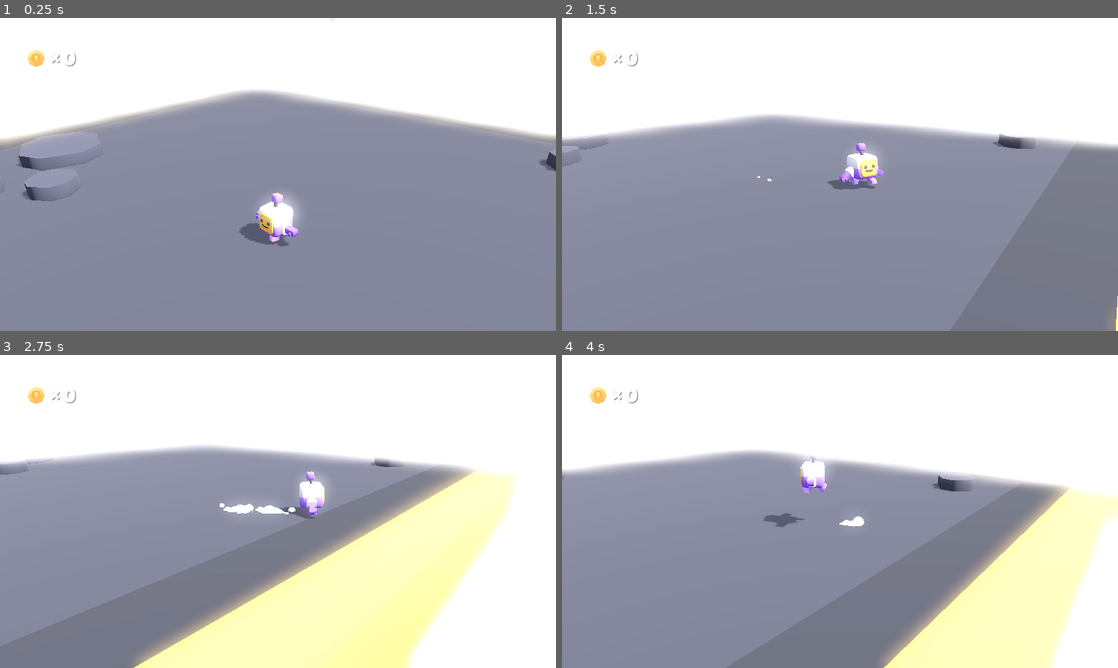
Above: before the commit, frames 1-4 (two rows, left to right).
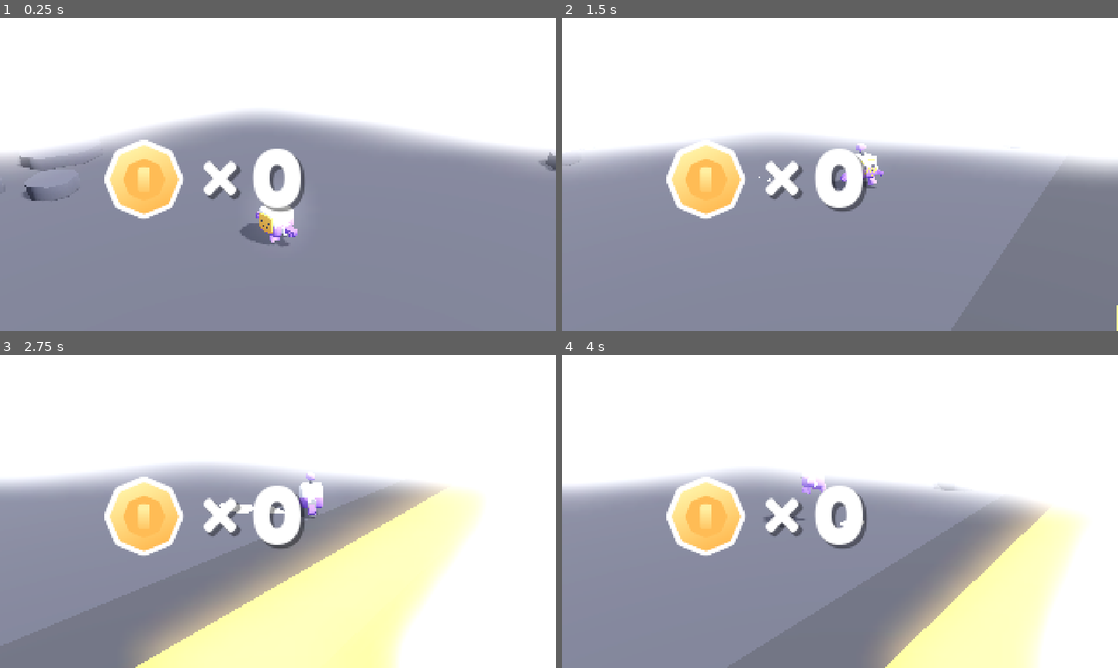
Above: after the commit, the same moments.

Repository: balidani/BobaPop
Game: Godot game, scene res://scenes/main.tscn
Two runs of this game, one before a commit and one after it. Both use one fixed random seed, a clock stepped at 60 frames per second and the inputs below.
Inputs:
- Up to frame 1 (0.25 s): no input
- Up to frame 2 (1.5 s): hold D (move_right) 0.53-1.28 s; tap Down (camera_down) at 0.6 s; tap Space (jump) at 0.77 s; hold S (move_back) from 1.28 s (still down); tap Left (camera_left) at 1.35 s
- Up to frame 3 (2.75 s): tap Space (jump) at 1.52 s; release S (move_back) at 2.03 s; hold D (move_right) from 2.03 s (still down); tap Right (camera_right) at 2.1 s
- Up to frame 4 (4 s): release D (move_right) at 2.78 s; hold W (move_forward) 2.78-3.53 s; tap Up (camera_up) at 2.85 s; tap Space (jump) at 3.02, 3.77 s; hold A (move_left) from 3.53 s (still down); tap Down (camera_down) at 3.6 s

The runs differ from the first frame. In frame 1, 16% of the frame differs, in the area x 0-100%, y 10-73%; in frame 2, 15%; in frame 3, 20%, in the area x 0-93%, y 10-100%; in frame 4, 18%.

Commit message:
Add basic isometric scene for the level.

Diff:
--- a/project.godot
+++ b/project.godot
@@ -26,6 +26,8 @@
 
 window/size/viewport_width=1280
 window/size/viewport_height=720
+window/stretch/mode="viewport"
+window/stretch/scale=4.0
 
 [editor]
 
@@ -106,5 +108,6 @@
 
 [rendering]
 
-renderer/rendering_method="mobile"
+renderer/rendering_method="gl_compatibility"
+renderer/rendering_method.mobile="gl_compatibility"
 anti_aliasing/quality/screen_space_aa=1
--- /dev/null
+++ b/src/isometric_main/IsometricMain.tscn
@@ -0,0 +1,282 @@
+[gd_scene load_steps=3 format=3 uid="uid://blckvmdw3jymb"]
+
+[ext_resource type="PackedScene" uid="uid://b6grmbjqf822v" path="res://src/tile_default/tile_default.tscn" id="1_xrr2v"]
+[ext_resource type="PackedScene" uid="uid://cmd8l7xjwjon3" path="res://src/tile_obstacle/tile_obstacle.tscn" id="2_srd77"]
+
+[node name="IsometricMain" type="Node3D"]
+
+[node name="Camera3D" type="Camera3D" parent="."]
+transform = Transform3D(0.707107, 0.5, -0.5, 0, 0.707107, 0.707107, 0.707107, -0.5, 0.5, -5.5, 7.77818, 5.5)
+size = 15.0
+
+[node name="DirectionalLight3D" type="DirectionalLight3D" parent="."]
+transform = Transform3D(0.707107, -0.353553, 0.612372, 0, 0.866026, 0.5, -0.707107, -0.353553, 0.612372, 0, 6, 0)
+shadow_enabled = true
+
+[node name="TileObstacle2" parent="." instance=ExtResource("2_srd77")]
+transform = Transform3D(1, 0, 0, 0, 1, 0, 0, 0, 1, 6, 2, 6)
+
+[node name="TileObstacle" parent="." instance=ExtResource("2_srd77")]
+transform = Transform3D(1, 0, 0, 0, 1, 0, 0, 0, 1, -2, 2, -4)
+
+[node name="Floor" type="Node3D" parent="."]
+
+[node name="Tiles3x3x" type="Node3D" parent="Floor"]
+
+[node name="TileDefault" parent="Floor/Tiles3x3x" instance=ExtResource("1_xrr2v")]
+
+[node name="TileDefault2" parent="Floor/Tiles3x3x" instance=ExtResource("1_xrr2v")]
+transform = Transform3D(1, 0, 0, 0, 1, 0, 0, 0, 1, -2, 0, 0)
+
+[node name="TileDefault3" parent="Floor/Tiles3x3x" instance=ExtResource("1_xrr2v")]
+transform = Transform3D(1, 0, 0, 0, 1, 0, 0, 0, 1, 2, 0, 0)
+
+[node name="TileDefault4" parent="Floor/Tiles3x3x" instance=ExtResource("1_xrr2v")]
+transform = Transform3D(1, 0, 0, 0, 1, 0, 0, 0, 1, 0, 0, -2)
+
+[node name="TileDefault5" parent="Floor/Tiles3x3x" instance=ExtResource("1_xrr2v")]
+transform = Transform3D(1, 0, 0, 0, 1, 0, 0, 0, 1, -2, 0, -2)
+
+[node name="TileDefault6" parent="Floor/Tiles3x3x" instance=ExtResource("1_xrr2v")]
+transform = Transform3D(1, 0, 0, 0, 1, 0, 0, 0, 1, 2, 0, -2)
+
+[node name="TileDefault7" parent="Floor/Tiles3x3x" instance=ExtResource("1_xrr2v")]
+transform = Transform3D(1, 0, 0, 0, 1, 0, 0, 0, 1, 0, 0, 2)
+
+[node name="TileDefault8" parent="Floor/Tiles3x3x" instance=ExtResource("1_xrr2v")]
+transform = Transform3D(1, 0, 0, 0, 1, 0, 0, 0, 1, -2, 0, 2)
+
+[node name="TileDefault9" parent="Floor/Tiles3x3x" instance=ExtResource("1_xrr2v")]
+transform = Transform3D(1, 0, 0, 0, 1, 0, 0, 0, 1, 2, 0, 2)
+
+[node name="Tiles3x3x2" type="Node3D" parent="Floor"]
+transform = Transform3D(1, 0, 0, 0, 1, 0, 0, 0, 1, 6, 0, 0)
+
+[node name="TileDefault" parent="Floor/Tiles3x3x2" instance=ExtResource("1_xrr2v")]
+
+[node name="TileDefault2" parent="Floor/Tiles3x3x2" instance=ExtResource("1_xrr2v")]
+transform = Transform3D(1, 0, 0, 0, 1, 0, 0, 0, 1, -2, 0, 0)
+
+[node name="TileDefault3" parent="Floor/Tiles3x3x2" instance=ExtResource("1_xrr2v")]
+transform = Transform3D(1, 0, 0, 0, 1, 0, 0, 0, 1, 2, 0, 0)
+
+[node name="TileDefault4" parent="Floor/Tiles3x3x2" instance=ExtResource("1_xrr2v")]
+transform = Transform3D(1, 0, 0, 0, 1, 0, 0, 0, 1, 0, 0, -2)
+
+[node name="TileDefault5" parent="Floor/Tiles3x3x2" instance=ExtResource("1_xrr2v")]
+transform = Transform3D(1, 0, 0, 0, 1, 0, 0, 0, 1, -2, 0, -2)
+
+[node name="TileDefault6" parent="Floor/Tiles3x3x2" instance=ExtResource("1_xrr2v")]
+transform = Transform3D(1, 0, 0, 0, 1, 0, 0, 0, 1, 2, 0, -2)
+
+[node name="TileDefault7" parent="Floor/Tiles3x3x2" instance=ExtResource("1_xrr2v")]
+transform = Transform3D(1, 0, 0, 0, 1, 0, 0, 0, 1, 0, 0, 2)
+
+[node name="TileDefault8" parent="Floor/Tiles3x3x2" instance=ExtResource("1_xrr2v")]
+transform = Transform3D(1, 0, 0, 0, 1, 0, 0, 0, 1, -2, 0, 2)
+
+[node name="TileDefault9" parent="Floor/Tiles3x3x2" instance=ExtResource("1_xrr2v")]
+transform = Transform3D(1, 0, 0, 0, 1, 0, 0, 0, 1, 2, 0, 2)
+
+[node name="Tiles3x3x3" type="Node3D" parent="Floor"]
+transform = Transform3D(1, 0, 0, 0, 1, 0, 0, 0, 1, -6, 0, 0)
+
+[node name="TileDefault" parent="Floor/Tiles3x3x3" instance=ExtResource("1_xrr2v")]
+
+[node name="TileDefault2" parent="Floor/Tiles3x3x3" instance=ExtResource("1_xrr2v")]
+transform = Transform3D(1, 0, 0, 0, 1, 0, 0, 0, 1, -2, 0, 0)
+
+[node name="TileDefault3" parent="Floor/Tiles3x3x3" instance=ExtResource("1_xrr2v")]
+transform = Transform3D(1, 0, 0, 0, 1, 0, 0, 0, 1, 2, 0, 0)
+
+[node name="TileDefault4" parent="Floor/Tiles3x3x3" instance=ExtResource("1_xrr2v")]
+transform = Transform3D(1, 0, 0, 0, 1, 0, 0, 0, 1, 0, 0, -2)
+
+[node name="TileDefault5" parent="Floor/Tiles3x3x3" instance=ExtResource("1_xrr2v")]
+transform = Transform3D(1, 0, 0, 0, 1, 0, 0, 0, 1, -2, 0, -2)
+
+[node name="TileDefault6" parent="Floor/Tiles3x3x3" instance=ExtResource("1_xrr2v")]
+transform = Transform3D(1, 0, 0, 0, 1, 0, 0, 0, 1, 2, 0, -2)
+
+[node name="TileDefault7" parent="Floor/Tiles3x3x3" instance=ExtResource("1_xrr2v")]
+transform = Transform3D(1, 0, 0, 0, 1, 0, 0, 0, 1, 0, 0, 2)
+
+[node name="TileDefault8" parent="Floor/Tiles3x3x3" instance=ExtResource("1_xrr2v")]
+transform = Transform3D(1, 0, 0, 0, 1, 0, 0, 0, 1, -2, 0, 2)
+
+[node name="TileDefault9" parent="Floor/Tiles3x3x3" instance=ExtResource("1_xrr2v")]
+transform = Transform3D(1, 0, 0, 0, 1, 0, 0, 0, 1, 2, 0, 2)
+
+[node name="Tiles3x3x7" type="Node3D" parent="Floor"]
+transform = Transform3D(1, 0, 0, 0, 1, 0, 0, 0, 1, 0, 0, 6)
+
+[node name="TileDefault" parent="Floor/Tiles3x3x7" instance=ExtResource("1_xrr2v")]
+
+[node name="TileDefault2" parent="Floor/Tiles3x3x7" instance=ExtResource("1_xrr2v")]
+transform = Transform3D(1, 0, 0, 0, 1, 0, 0, 0, 1, -2, 0, 0)
+
+[node name="TileDefault3" parent="Floor/Tiles3x3x7" instance=ExtResource("1_xrr2v")]
+transform = Transform3D(1, 0, 0, 0, 1, 0, 0, 0, 1, 2, 0, 0)
+
+[node name="TileDefault4" parent="Floor/Tiles3x3x7" instance=ExtResource("1_xrr2v")]
+transform = Transform3D(1, 0, 0, 0, 1, 0, 0, 0, 1, 0, 0, -2)
+
+[node name="TileDefault5" parent="Floor/Tiles3x3x7" instance=ExtResource("1_xrr2v")]
+transform = Transform3D(1, 0, 0, 0, 1, 0, 0, 0, 1, -2, 0, -2)
+
+[node name="TileDefault6" parent="Floor/Tiles3x3x7" instance=ExtResource("1_xrr2v")]
+transform = Transform3D(1, 0, 0, 0, 1, 0, 0, 0, 1, 2, 0, -2)
+
+[node name="TileDefault7" parent="Floor/Tiles3x3x7" instance=ExtResource("1_xrr2v")]
+transform = Transform3D(1, 0, 0, 0, 1, 0, 0, 0, 1, 0, 0, 2)
+
+[node name="TileDefault8" parent="Floor/Tiles3x3x7" instance=ExtResource("1_xrr2v")]
+transform = Transform3D(1, 0, 0, 0, 1, 0, 0, 0, 1, -2, 0, 2)
+
+[node name="TileDefault9" parent="Floor/Tiles3x3x7" instance=ExtResource("1_xrr2v")]
+transform = Transform3D(1, 0, 0, 0, 1, 0, 0, 0, 1, 2, 0, 2)
+
+[node name="Tiles3x3x8" type="Node3D" parent="Floor"]
+transform = Transform3D(1, 0, 0, 0, 1, 0, 0, 0, 1, 6, 0, 6)
+
+[node name="TileDefault" parent="Floor/Tiles3x3x8" instance=ExtResource("1_xrr2v")]
+
+[node name="TileDefault2" parent="Floor/Tiles3x3x8" instance=ExtResource("1_xrr2v")]
+transform = Transform3D(1, 0, 0, 0, 1, 0, 0, 0, 1, -2, 0, 0)
+
+[node name="TileDefault3" parent="Floor/Tiles3x3x8" instance=ExtResource("1_xrr2v")]
+transform = Transform3D(1, 0, 0, 0, 1, 0, 0, 0, 1, 2, 0, 0)
+
+[node name="TileDefault4" parent="Floor/Tiles3x3x8" instance=ExtResource("1_xrr2v")]
+transform = Transform3D(1, 0, 0, 0, 1, 0, 0, 0, 1, 0, 0, -2)
+
+[node name="TileDefault5" parent="Floor/Tiles3x3x8" instance=ExtResource("1_xrr2v")]
+transform = Transform3D(1, 0, 0, 0, 1, 0, 0, 0, 1, -2, 0, -2)
+
+[node name="TileDefault6" parent="Floor/Tiles3x3x8" instance=ExtResource("1_xrr2v")]
+transform = Transform3D(1, 0, 0, 0, 1, 0, 0, 0, 1, 2, 0, -2)
+
+[node name="TileDefault7" parent="Floor/Tiles3x3x8" instance=ExtResource("1_xrr2v")]
+transform = Transform3D(1, 0, 0, 0, 1, 0, 0, 0, 1, 0, 0, 2)
+
+[node name="TileDefault8" parent="Floor/Tiles3x3x8" instance=ExtResource("1_xrr2v")]
+transform = Transform3D(1, 0, 0, 0, 1, 0, 0, 0, 1, -2, 0, 2)
+
+[node name="TileDefault9" parent="Floor/Tiles3x3x8" instance=ExtResource("1_xrr2v")]
+transform = Transform3D(1, 0, 0, 0, 1, 0, 0, 0, 1, 2, 0, 2)
+
+[node name="Tiles3x3x9" type="Node3D" parent="Floor"]
+transform = Transform3D(1, 0, 0, 0, 1, 0, 0, 0, 1, -6, 0, 6)
+
+[node name="TileDefault" parent="Floor/Tiles3x3x9" instance=ExtResource("1_xrr2v")]
+
+[node name="TileDefault2" parent="Floor/Tiles3x3x9" instance=ExtResource("1_xrr2v")]
+transform = Transform3D(1, 0, 0, 0, 1, 0, 0, 0, 1, -2, 0, 0)
+
+[node name="TileDefault3" parent="Floor/Tiles3x3x9" instance=ExtResource("1_xrr2v")]
+transform = Transform3D(1, 0, 0, 0, 1, 0, 0, 0, 1, 2, 0, 0)
+
+[node name="TileDefault4" parent="Floor/Tiles3x3x9" instance=ExtResource("1_xrr2v")]
+transform = Transform3D(1, 0, 0, 0, 1, 0, 0, 0, 1, 0, 0, -2)
+
+[node name="TileDefault5" parent="Floor/Tiles3x3x9" instance=ExtResource("1_xrr2v")]
+transform = Transform3D(1, 0, 0, 0, 1, 0, 0, 0, 1, -2, 0, -2)
+
+[node name="TileDefault6" parent="Floor/Tiles3x3x9" instance=ExtResource("1_xrr2v")]
+transform = Transform3D(1, 0, 0, 0, 1, 0, 0, 0, 1, 2, 0, -2)
+
+[node name="TileDefault7" parent="Floor/Tiles3x3x9" instance=ExtResource("1_xrr2v")]
+transform = Transform3D(1, 0, 0, 0, 1, 0, 0, 0, 1, 0, 0, 2)
+
+[node name="TileDefault8" parent="Floor/Tiles3x3x9" instance=ExtResource("1_xrr2v")]
+transform = Transform3D(1, 0, 0, 0, 1, 0, 0, 0, 1, -2, 0, 2)
+
+[node name="TileDefault9" parent="Floor/Tiles3x3x9" instance=ExtResource("1_xrr2v")]
+transform = Transform3D(1, 0, 0, 0, 1, 0, 0, 0, 1, 2, 0, 2)
+
+[node name="Tiles3x3x4" type="Node3D" parent="Floor"]
+transform = Transform3D(1, 0, 0, 0, 1, 0, 0, 0, 1, 0, 0, -6)
+
+[node name="TileDefault" parent="Floor/Tiles3x3x4" instance=ExtResource("1_xrr2v")]
+
+[node name="TileDefault2" parent="Floor/Tiles3x3x4" instance=ExtResource("1_xrr2v")]
+transform = Transform3D(1, 0, 0, 0, 1, 0, 0, 0, 1, -2, 0, 0)
+
+[node name="TileDefault3" parent="Floor/Tiles3x3x4" instance=ExtResource("1_xrr2v")]
+transform = Transform3D(1, 0, 0, 0, 1, 0, 0, 0, 1, 2, 0, 0)
+
+[node name="TileDefault4" parent="Floor/Tiles3x3x4" instance=ExtResource("1_xrr2v")]
+transform = Transform3D(1, 0, 0, 0, 1, 0, 0, 0, 1, 0, 0, -2)
+
+[node name="TileDefault5" parent="Floor/Tiles3x3x4" instance=ExtResource("1_xrr2v")]
+transform = Transform3D(1, 0, 0, 0, 1, 0, 0, 0, 1, -2, 0, -2)
+
+[node name="TileDefault6" parent="Floor/Tiles3x3x4" instance=ExtResource("1_xrr2v")]
+transform = Transform3D(1, 0, 0, 0, 1, 0, 0, 0, 1, 2, 0, -2)
+
+[node name="TileDefault7" parent="Floor/Tiles3x3x4" instance=ExtResource("1_xrr2v")]
+transform = Transform3D(1, 0, 0, 0, 1, 0, 0, 0, 1, 0, 0, 2)
+
+[node name="TileDefault8" parent="Floor/Tiles3x3x4" instance=ExtResource("1_xrr2v")]
+transform = Transform3D(1, 0, 0, 0, 1, 0, 0, 0, 1, -2, 0, 2)
+
+[node name="TileDefault9" parent="Floor/Tiles3x3x4" instance=ExtResource("1_xrr2v")]
+transform = Transform3D(1, 0, 0, 0, 1, 0, 0, 0, 1, 2, 0, 2)
+
+[node name="Tiles3x3x5" type="Node3D" parent="Floor"]
+transform = Transform3D(1, 0, 0, 0, 1, 0, 0, 0, 1, -6, 0, -6)
+
+[node name="TileDefault" parent="Floor/Tiles3x3x5" instance=ExtResource("1_xrr2v")]
+
+[node name="TileDefault2" parent="Floor/Tiles3x3x5" instance=ExtResource("1_xrr2v")]
+transform = Transform3D(1, 0, 0, 0, 1, 0, 0, 0, 1, -2, 0, 0)
+
+[node name="TileDefault3" parent="Floor/Tiles3x3x5" instance=ExtResource("1_xrr2v")]
+transform = Transform3D(1, 0, 0, 0, 1, 0, 0, 0, 1, 2, 0, 0)
+
+[node name="TileDefault4" parent="Floor/Tiles3x3x5" instance=ExtResource("1_xrr2v")]
+transform = Transform3D(1, 0, 0, 0, 1, 0, 0, 0, 1, 0, 0, -2)
+
+[node name="TileDefault5" parent="Floor/Tiles3x3x5" instance=ExtResource("1_xrr2v")]
+transform = Transform3D(1, 0, 0, 0, 1, 0, 0, 0, 1, -2, 0, -2)
+
+[node name="TileDefault6" parent="Floor/Tiles3x3x5" instance=ExtResource("1_xrr2v")]
+transform = Transform3D(1, 0, 0, 0, 1, 0, 0, 0, 1, 2, 0, -2)
+
+[node name="TileDefault7" parent="Floor/Tiles3x3x5" instance=ExtResource("1_xrr2v")]
+transform = Transform3D(1, 0, 0, 0, 1, 0, 0, 0, 1, 0, 0, 2)
+
+[node name="TileDefault8" parent="Floor/Tiles3x3x5" instance=ExtResource("1_xrr2v")]
+transform = Transform3D(1, 0, 0, 0, 1, 0, 0, 0, 1, -2, 0, 2)
+
+[node name="TileDefault9" parent="Floor/Tiles3x3x5" instance=ExtResource("1_xrr2v")]
+transform = Transform3D(1, 0, 0, 0, 1, 0, 0, 0, 1, 2, 0, 2)
+
+[node name="Tiles3x3x6" type="Node3D" parent="Floor"]
+transform = Transform3D(1, 0, 0, 0, 1, 0, 0, 0, 1, 6, 0, -6)
+
+[node name="TileDefault" parent="Floor/Tiles3x3x6" instance=ExtResource("1_xrr2v")]
+
+[node name="TileDefault2" parent="Floor/Tiles3x3x6" instance=ExtResource("1_xrr2v")]
+transform = Transform3D(1, 0, 0, 0, 1, 0, 0, 0, 1, -2, 0, 0)
+
+[node name="TileDefault3" parent="Floor/Tiles3x3x6" instance=ExtResource("1_xrr2v")]
+transform = Transform3D(1, 0, 0, 0, 1, 0, 0, 0, 1, 2, 0, 0)
+
+[node name="TileDefault4" parent="Floor/Tiles3x3x6" instance=ExtResource("1_xrr2v")]
+transform = Transform3D(1, 0, 0, 0, 1, 0, 0, 0, 1, 0, 0, -2)
+
+[node name="TileDefault5" parent="Floor/Tiles3x3x6" instance=ExtResource("1_xrr2v")]
+transform = Transform3D(1, 0, 0, 0, 1, 0, 0, 0, 1, -2, 0, -2)
+
+[node name="TileDefault6" parent="Floor/Tiles3x3x6" instance=ExtResource("1_xrr2v")]
+transform = Transform3D(1, 0, 0, 0, 1, 0, 0, 0, 1, 2, 0, -2)
+
+[node name="TileDefault7" parent="Floor/Tiles3x3x6" instance=ExtResource("1_xrr2v")]
+transform = Transform3D(1, 0, 0, 0, 1, 0, 0, 0, 1, 0, 0, 2)
+
+[node name="TileDefault8" parent="Floor/Tiles3x3x6" instance=ExtResource("1_xrr2v")]
+transform = Transform3D(1, 0, 0, 0, 1, 0, 0, 0, 1, -2, 0, 2)
+
+[node name="TileDefault9" parent="Floor/Tiles3x3x6" instance=ExtResource("1_xrr2v")]
+transform = Transform3D(1, 0, 0, 0, 1, 0, 0, 0, 1, 2, 0, 2)
--- /dev/null
+++ b/src/tile_default/tile_default.tscn
@@ -0,0 +1,25 @@
+[gd_scene load_steps=4 format=3 uid="uid://b6grmbjqf822v"]
+
+[ext_resource type="PackedScene" uid="uid://banltn2jgmglc" path="res://mesh/tile_default.glb" id="1_fjnp8"]
+
+[sub_resource type="StandardMaterial3D" id="StandardMaterial3D_w2cf3"]
+albedo_color = Color(0.875516, 0.593312, 0.392751, 1)
+metallic = 0.3
+metallic_specular = 0.17
+roughness = 0.3
+
+[sub_resource type="BoxShape3D" id="BoxShape3D_mm7nh"]
+size = Vector3(2, 2, 2)
+
+[node name="TileDefault" type="StaticBody3D"]
+
+[node name="tile_default" parent="." instance=ExtResource("1_fjnp8")]
+
+[node name="Cube" parent="tile_default" index="0"]
+material_override = SubResource("StandardMaterial3D_w2cf3")
+
+[node name="CollisionShape3D" type="CollisionShape3D" parent="."]
+transform = Transform3D(1, 0, 0, 0, 1, 0, 0, 0, 1, 0, -1, 0)
+shape = SubResource("BoxShape3D_mm7nh")
+
+[editable path="tile_default"]
--- /dev/null
+++ b/src/tile_obstacle/tile_obstacle.tscn
@@ -0,0 +1,25 @@
+[gd_scene load_steps=4 format=3 uid="uid://cmd8l7xjwjon3"]
+
+[ext_resource type="PackedScene" uid="uid://banltn2jgmglc" path="res://mesh/tile_default.glb" id="1_wnc5e"]
+
+[sub_resource type="StandardMaterial3D" id="StandardMaterial3D_qafnk"]
+albedo_color = Color(0.300069, 0.307739, 0.278935, 1)
+metallic = 0.3
+metallic_specular = 0.17
+roughness = 0.55
+
+[sub_resource type="BoxShape3D" id="BoxShape3D_mm7nh"]
+size = Vector3(2, 2, 2)
+
+[node name="TileObstacle" type="StaticBody3D"]
+
+[node name="tile_default" parent="." instance=ExtResource("1_wnc5e")]
+
+[node name="Cube" parent="tile_default" index="0"]
+material_override = SubResource("StandardMaterial3D_qafnk")
+
+[node name="CollisionShape3D" type="CollisionShape3D" parent="."]
+transform = Transform3D(1, 0, 0, 0, 1, 0, 0, 0, 1, 0, -1, 0)
+shape = SubResource("BoxShape3D_mm7nh")
+
+[editable path="tile_default"]
Binary file added: mesh/tile_default.glb
Not shown, added: mesh/tile_default.glb.import
Not shown, added: .gitignore
